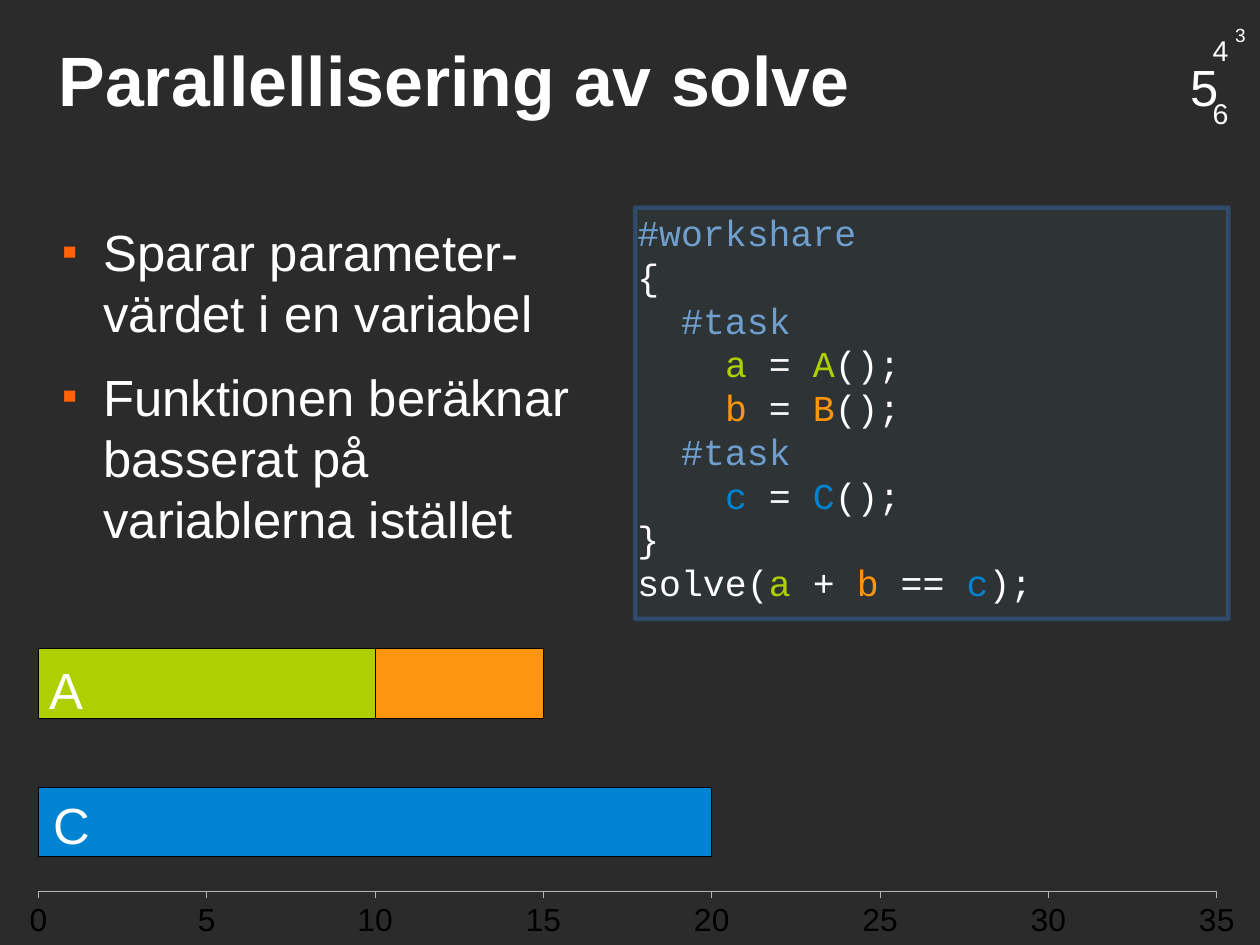
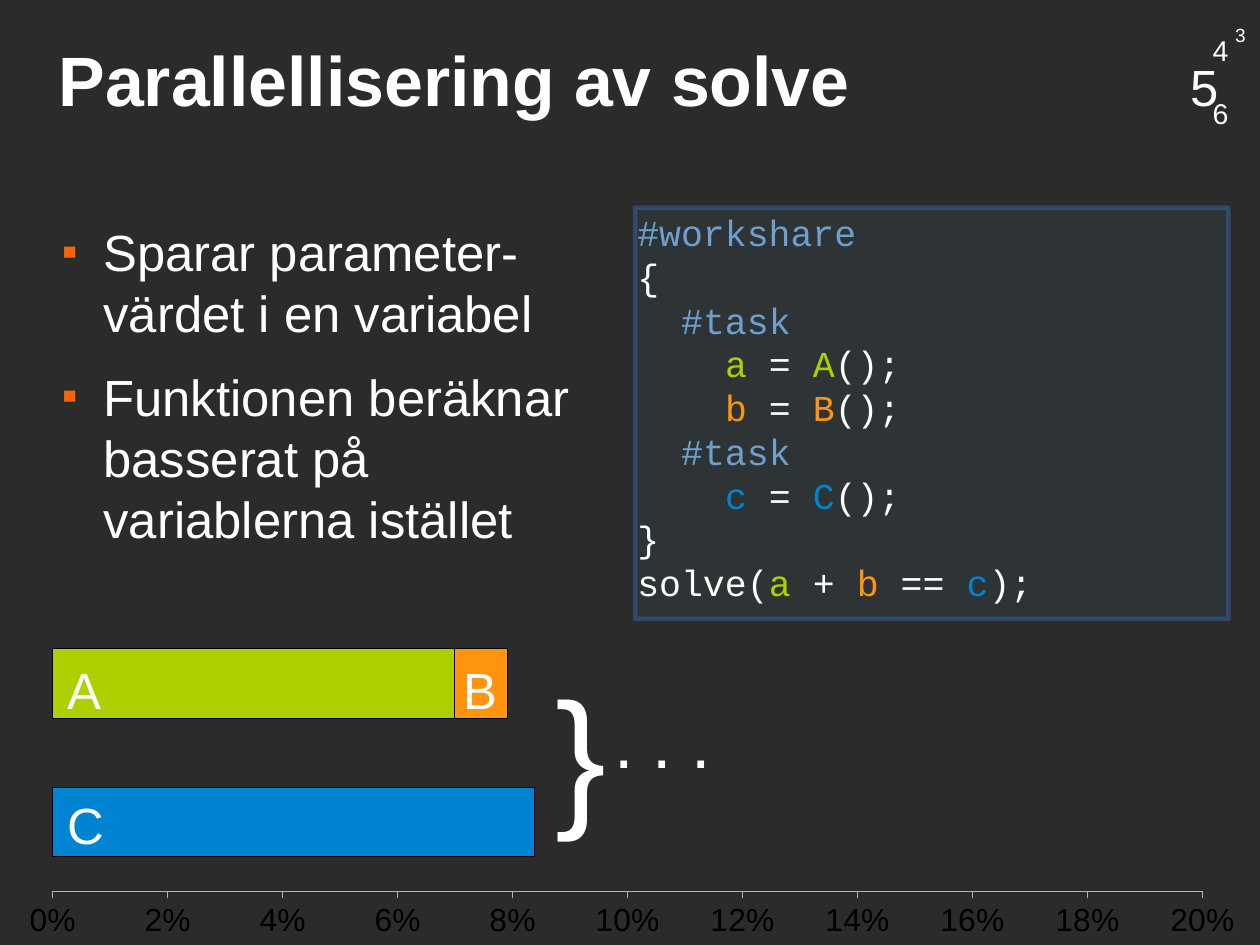
Before and after one commit to saifthe1/openfoam-openmp, a slide deck: slide 15 of presentation/pres.odp. Drawn at 1260x945 pixels with LibreOffice and Linux fonts; fonts in the diff are those of the drawing; background and template pictures are left out; a plain dark background stands for a picture behind light text. Boxes give left, top, right and bottom in pixels: in the first picture for what was removed or moved away, otherwise in the second. Text is boxed around its words. In the diff, an @@ line names an element or a change of style, - is before the commit and + after.

```diff
--- a/presentation/pres.odp
+++ b/presentation/pres.odp
@@ bar stacked chart at [5,607,1260,944] @@
@@ bar stacked chart to bar stacked 100% chart @@
@@ Series 1, 1: 20 to 8 @@
@@ Series 2, 2: 10 to 7 @@
@@ Series 3, 2: 5 to 1 @@
+Series 4: 92, 92
@@ value axis changed @@
@@ text "A": place and size @@
-text "A" at [49,674,83,719]
+text "A" at [67,674,101,719]
@@ text added at [544,653,679,835], 96 pt, text #FFFFFF @@
+}
@@ text added at [463,674,497,719], 32 pt, text #FFFFFF @@
+B
@@ text added at [604,693,761,782], 44 pt, text #FFFFFF @@
+. . .
@@ text "C": place and size @@
-text "C" at [54,808,91,845]
+text "C" at [67,808,104,845]
```
Also in this commit, not shown: 2 other slides changed, 1 slide added, 1 slide removed.
